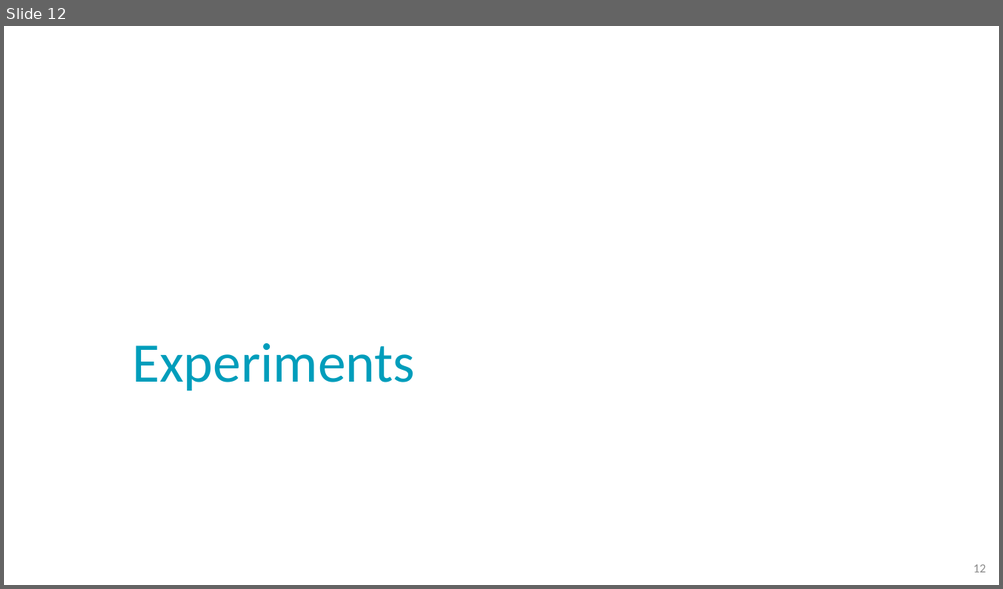
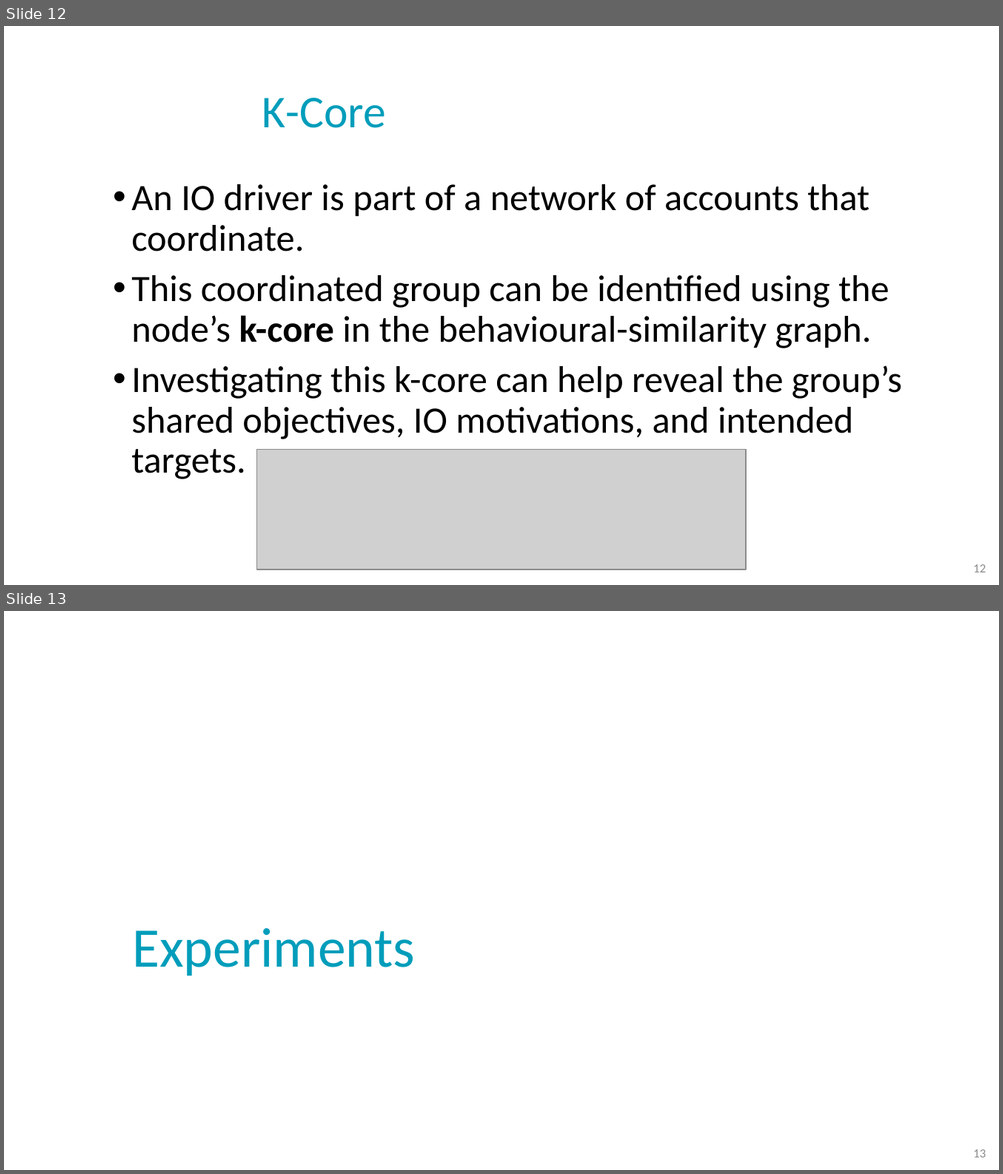
Before and after one commit to NoaTal1996/Backbone-Graph, a slide deck: docs/meeting/2026_07_08.pptx. Shown one above the other, each under a label of ours: slide 12 before the commit, slides 12 and 13 after it. The pictures are 1003x589 and 1003x1174 pixels, drawn with LibreOffice and Linux fonts; fonts in the diff are those of the drawing; grey boxes stand for pictures; background and template pictures are left out. Boxes give left, top, right and bottom in pixels: in the first picture for what was removed or moved away, otherwise in the second. Text is boxed around its words. In the diff, an @@ line names an element or a change of style, - is before the commit and + after.

```diff
--- a/docs/meeting/2026_07_08.pptx
+++ b/docs/meeting/2026_07_08.pptx
@@ slide 12 added at (4, 26, 999, 585), background picture (left out) @@
@@ title added at (262, 98, 387, 128), 44 pt, text #009DBB @@
+K-Core
@@ text added at (131, 184, 902, 480), 36 pt, text #000000 @@
+• An IO driver is part of a network of accounts that coordinate.
+• This coordinated group can be identified using the node’s k-core in the behavioural-similarity graph.
+• Investigating this k-core can help reveal the group’s shared objectives, IO motivations, and intended targets.
@@ picture added at (257, 450, 745, 571) @@
@@ page number added at (973, 565, 985, 573), 12 pt, text #8C8C8C @@
+12
@@ what was slide 12 is now slide 13 @@
@@ page number at (973, 1150, 985, 1158): text changed @@
-12
+13
```
Also in this commit, not shown: 3 slides changed, 7 other slides added.
